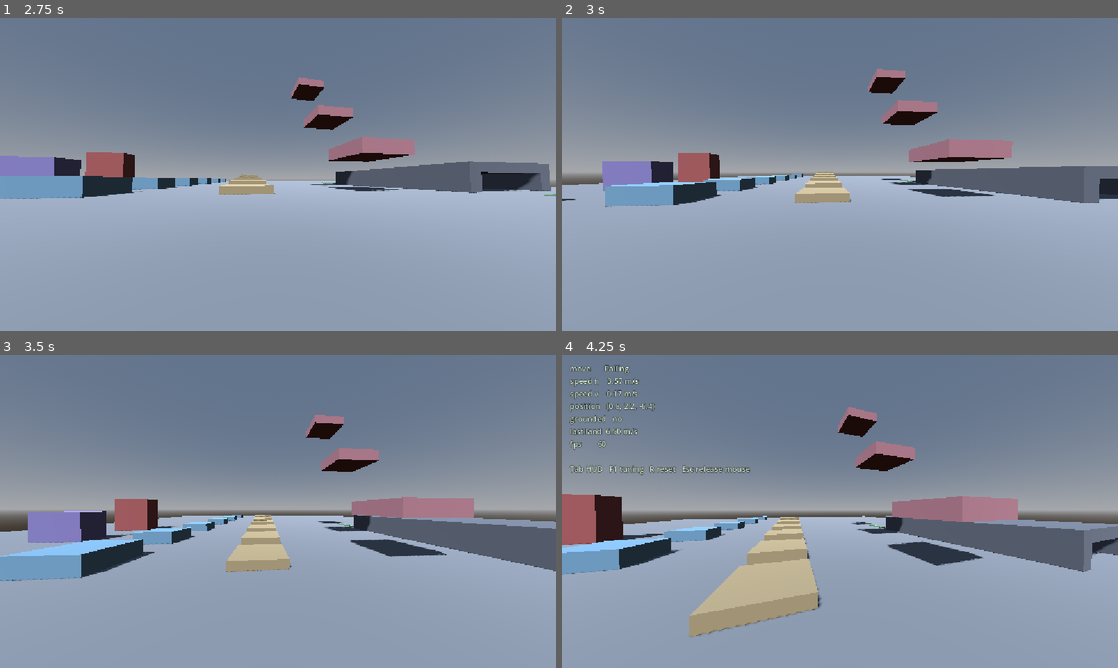
Above: before the commit, frames 1-4 (two rows, left to right).
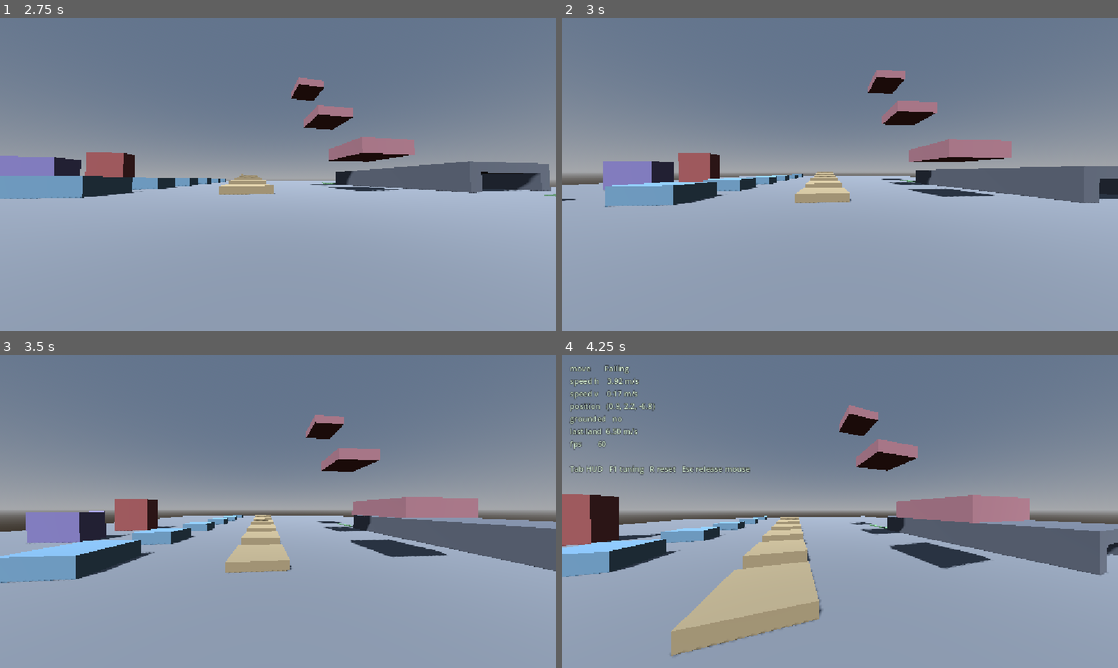
Above: after the commit, the same moments.

Repository: dragon-fish/parkour-game
Game: Godot game, scene res://scenes/main.tscn
The game is run twice, just before and just after one commit, with the same random seed, the same clock (stepped at 60 frames per second) and the same inputs.
Inputs (mouse positions are in pixels of both pictures, inside the frame that each line leads up to):
- Up to frame 1 (2.75 s): tap Enter at 0.5 s; move the mouse to (305, 174) at 0.52 s; hold W from 0.53 s (still down); tap Tab at 0.6 s; tap Space at 0.77, 1.52 s; move the mouse to (250, 174) at 1.27 s; tap R at 1.35 s; move the mouse to (289, 168) at 2.02 s; hold Shift from 2.03 s (still down)
- Up to frame 2 (3 s): keep holding W; move the mouse to (834, 180) at 2.77 s; release Shift at 2.78 s; tap Ctrl at 2.85 s
- Up to frame 3 (3.5 s): keep holding W; tap Space at 3.02 s
- Up to frame 4 (4.25 s): keep holding W; move the mouse to (878, 514) at 3.52 s; tap Tab at 3.6 s; tap Space at 3.77 s

Frame 1 is identical in both runs. In frame 2, 0.2% of the frame differs, in the area x 7-97%, y 16-61%; in frame 3, 0.7%; in frame 4, 4.6%, in the area x 0-100%, y 7-97%.

Commit message:
feat(movement): scale turn cost with angular rate, not angle alone
Turning charged per degree and ignored how fast the degrees were swung, so a
lazy sweep and a panicked flick through the same angle cost exactly the same.
Measured across 31 clean ground turns (03 §3.2), the original charges 5.7x more
per degree for a hard flick than for a slow pan:

   40-150 deg/s   0.016 km/h per degree
   150-300        0.040
   300-600        0.070
   600-1500       0.092

Added as a multiplier curve normalised to 1.0 at 450 deg/s, so
speed_turn_deceleration_factor keeps its existing calibration for an ordinary
turn and the curve only redistributes cost between slow and fast ones. Clamped
rather than extrapolated outside the measured band: a one-tick 90-degree snap
reports ~5400 deg/s, far past anything observed, and simply pays the fastest
measured rate rather than an invented one.

This is what makes planning a line worth anything. Without a rate term the
player has no reason to set up a turn early, which 09 lists as the single
largest missing piece of the original's technique depth.

Test fallout worth noting: test_even_a_one_degree_turn_costs_something demanded
a NET energy drop across the turning tick, and a slow one-degree nudge is now
cheap enough that the same tick's ordinary accumulation outruns it. That is the
measured behaviour ("a slow turn barely costs anything"), not a missing charge,
so the test now compares the turning tick against a straight-ahead one instead.
The budget calibrations (90 degrees costs half, 180 spends it all) are restated
at the curve's neutral rate, which pins them without also pinning the gradient.

Co-Authored-By: Claude Opus 5 (1M context) <noreply@anthropic.com>

Diff:
--- a/scripts/player/config/pawn_config.gd
+++ b/scripts/player/config/pawn_config.gd
@@ -184,6 +184,33 @@
 ## comment and deliberately NOT used: this project calibrates the knob to a
 ## stated behaviour instead -- a full 180 degree reversal (pi radians) spends
 ## the entire 7.0 energy budget, hence energy ceiling / PI = 7.0 / pi =
+## How much MORE a turn costs per degree when it is swung fast.
+##
+## ✅ MEASURED (03 §3.2), and it is the half this system was missing: the
+## original charges per degree turned AND scales that rate with angular
+## velocity. Across 31 clean ground turns the cost per degree rose 5.7x from a
+## slow pan to a hard flick:
+##
+##   40-150 deg/s   0.016 km/h per degree
+##   150-300        0.040
+##   300-600        0.070
+##   600-1500       0.092
+##
+## Stored as a MULTIPLIER normalised to 1.0 at 450 deg/s (the middle band) so
+## that speed_turn_deceleration_factor below keeps its existing calibration for
+## an ordinary turn; this curve only redistributes cost between slow and fast
+## ones. X is degrees per second, linearly interpolated and clamped at both
+## ends.
+##
+## Without this, planning a line buys the player nothing: a lazy sweep and a
+## panicked flick through the same angle cost exactly the same, which is what
+## the original spends this whole mechanism avoiding.
+@export var turn_rate_cost_curve: PackedVector2Array = PackedVector2Array([
+	Vector2(95.0, 0.239),
+	Vector2(225.0, 0.585),
+	Vector2(450.0, 1.0),
+	Vector2(1050.0, 1.327),
+])
 ## 2.2282 energy per radian, exact rather than the earlier 2.23 rounding.
 @export var speed_turn_deceleration_factor: float = 2.2282
 ## PROJECT-ADDED GUARD, no counterpart in the original. Energy only accrues
--- a/scripts/player/player.gd
+++ b/scripts/player/player.gd
@@ -1045,7 +1045,7 @@
 		# Neither banked, bled, nor charged for turning while airborne.
 		_last_wish_dir = wish
 		return
-	_charge_turn(wish)
+	_charge_turn(wish, delta)
 	if wish == Vector3.ZERO:
 		speed_energy.decay(delta)
 		return
@@ -1068,7 +1068,7 @@
 ## either, because accel_rate 61.44 makes the velocity lag the intent, which
 ## would smear the charge across the frames after the decision instead of
 ## billing the decision itself.
-func _charge_turn(wish: Vector3) -> void:
+func _charge_turn(wish: Vector3, delta: float) -> void:
 	if wish == Vector3.ZERO or _last_wish_dir == Vector3.ZERO:
 		# Nothing to compare against. A momentary key release passes through
 		# zero, and billing that transition would charge for letting go.
@@ -1076,7 +1076,7 @@
 		return
 	var radians: float = absf(_last_wish_dir.signed_angle_to(wish, Vector3.UP))
 	if radians > 0.0:
-		speed_energy.spend_turn(radians)
+		speed_energy.spend_turn(radians, delta)
 	_last_wish_dir = wish
 
 ## The downhill component of `direction`, projected onto the current floor,
--- a/scripts/player/speed_energy.gd
+++ b/scripts/player/speed_energy.gd
@@ -95,8 +95,31 @@
 
 ## Turning is a continuous tax with no free allowance (10.1 ③): the research
 ## found no "costs nothing below N degrees" parameter anywhere in the game.
-func spend_turn(radians: float) -> void:
-	drain(_pawn.speed_turn_deceleration_factor * absf(radians))
+##
+## The cost is per degree AND per degree-per-second: ✅ measured, the original
+## charges 5.7x more per degree for a hard flick than for a slow pan (03 §3.2).
+## `delta` is therefore required -- the angle alone cannot say how fast it was
+## swung, and charging on angle alone makes planning a line worthless.
+func spend_turn(radians: float, delta: float) -> void:
+	var rate_deg: float = rad_to_deg(absf(radians)) / maxf(delta, 0.0001)
+	drain(_pawn.speed_turn_deceleration_factor * turn_rate_multiplier(rate_deg) 		* absf(radians))
+
+## Linear interpolation over pawn.turn_rate_cost_curve, clamped at both ends.
+## Clamping rather than extrapolating on purpose: beyond the measured band the
+## shape is unknown, and extrapolating a power law there would invent a cost
+## nobody observed. A one-tick 90-degree snap reports ~5400 deg/s, far past the
+## fastest turn ever measured, and is simply charged the fastest measured rate.
+func turn_rate_multiplier(rate_deg: float) -> float:
+	var knots := _pawn.turn_rate_cost_curve
+	if knots.is_empty():
+		return 1.0
+	if rate_deg <= knots[0].x:
+		return knots[0].y
+	for i in range(1, knots.size()):
+		if rate_deg <= knots[i].x:
+			var t: float = inverse_lerp(knots[i - 1].x, knots[i].x, rate_deg)
+			return lerpf(knots[i - 1].y, knots[i].y, t)
+	return knots[knots.size() - 1].y
 
 func drain(amount: float) -> void:
 	energy = maxf(energy - absf(amount), 0.0)
--- a/tests/test_acceptance_checklist.gd
+++ b/tests/test_acceptance_checklist.gd
@@ -21,7 +21,7 @@
 	var pawn := PawnConfig.new()
 	var energy := SpeedEnergy.new(pawn)
 	energy.energy = 7.0
-	energy.spend_turn(deg_to_rad(5.0))
+	energy.spend_turn(deg_to_rad(5.0), 1.0 / 60.0)
 	check(energy.energy < 7.0, "a small turn was free")
 
 func test_5_a_key_move_spans_at_least_three_times() -> void:
--- a/tests/test_speed_energy.gd
+++ b/tests/test_speed_energy.gd
@@ -120,14 +120,19 @@
 	var pawn := _pawn()
 	var energy := SpeedEnergy.new(pawn)
 	energy.energy = 7.0
-	energy.spend_turn(PI)
+	# Stated at the curve's neutral rate (450 deg/s), so this pins the BUDGET
+	# calibration without also pinning the rate gradient: 180 degrees swung at
+	# 450 deg/s takes 0.4 s. See pawn.turn_rate_cost_curve.
+	energy.spend_turn(PI, 0.4)
 	check_approx(energy.energy, 0.0, 0.02, "a 180 degree reversal did not spend the budget")
 
 func test_a_quarter_turn_costs_half_the_budget() -> void:
 	var pawn := _pawn()
 	var energy := SpeedEnergy.new(pawn)
 	energy.energy = 7.0
-	energy.spend_turn(PI * 0.5)
+	# 90 degrees at the neutral 450 deg/s is 0.2 s -- same reasoning as the
+	# reversal test above.
+	energy.spend_turn(PI * 0.5, 0.2)
 	check_approx(energy.energy, 3.5, 0.02, "a 90 degree turn did not cost half the budget")
 
 func test_turning_has_no_free_allowance() -> void:
@@ -137,5 +142,5 @@
 	var pawn := _pawn()
 	var energy := SpeedEnergy.new(pawn)
 	energy.energy = 7.0
-	energy.spend_turn(deg_to_rad(1.0))
+	energy.spend_turn(deg_to_rad(1.0), 1.0 / 60.0)
 	check(energy.energy < 7.0, "a small turn was free")
--- a/tests/test_turn_deceleration.gd
+++ b/tests/test_turn_deceleration.gd
@@ -97,11 +97,19 @@
 	await _run_up(world, 430)
 	var before: float = world["player"].speed_energy.energy
 	check_greater(before, 6.5, "never banked a full budget")
-	# Rotate the wish direction by exactly one degree off straight ahead.
+	# Compared against a straight-ahead tick rather than demanding a net drop.
+	# Now that cost scales with angular rate (03 §3.2), a one-degree nudge is
+	# cheap enough that the same tick's ordinary accumulation can outrun it --
+	# which is the measured behaviour ("a slow turn barely costs anything"),
+	# not a missing charge. What must remain true is that the turning tick
+	# banks LESS than the straight one.
+	await step(1)
+	var straight_gain: float = world["player"].speed_energy.energy - before
+	var pivot: float = world["player"].speed_energy.energy
 	world["input"].state.move = Vector2(0.0, 1.0).rotated(deg_to_rad(1.0))
 	await step(1)
-	var after: float = world["player"].speed_energy.energy
-	check(after < before, "a one degree turn cost nothing (%f -> %f)" % [before, after])
+	var turned_gain: float = world["player"].speed_energy.energy - pivot
+	check(turned_gain < straight_gain, 		"a one degree turn cost nothing (straight %f vs turned %f)" 		% [straight_gain, turned_gain])
 	TestWorld.teardown(world)
 	await step(1)
 
@@ -186,3 +194,45 @@
 		"landing after an airborne turn billed a near-full-budget turn (dropped %f)" % drop)
 	TestWorld.teardown(world)
 	await step(1)
+
+func test_a_fast_flick_costs_more_per_degree_than_a_slow_pan() -> void:
+	# ✅ MEASURED (03 §3.2). This is the half the system was missing: the
+	# original charges per degree AND scales that rate with angular velocity,
+	# so a lazy sweep and a panicked flick through the same angle are NOT the
+	# same price. Without it, planning a line buys the player nothing.
+	var pawn := PawnConfig.new()
+	var energy := SpeedEnergy.new(pawn)
+	var angle: float = deg_to_rad(30.0)
+
+	energy.energy = 100.0
+	energy.spend_turn(angle, 30.0 / 95.0)          # swung at ~95 deg/s
+	var slow_cost: float = 100.0 - energy.energy
+
+	energy.energy = 100.0
+	energy.spend_turn(angle, 30.0 / 1050.0)        # the same 30 degrees, flicked
+	var fast_cost: float = 100.0 - energy.energy
+
+	check_greater(fast_cost, slow_cost * 3.0, "a flick cost barely more than a pan")
+	# Measured ratio across the band is 5.54x (0.0167 -> 0.0926 per degree).
+	check_approx(fast_cost / slow_cost, 5.55, 0.2, "the rate gradient is not the measured one")
+
+func test_the_multiplier_is_clamped_outside_the_measured_band() -> void:
+	# Beyond the measured band the shape is unknown; extrapolating a power law
+	# there would invent a cost nobody observed. A one-tick 90-degree snap
+	# reports ~5400 deg/s and must simply pay the fastest measured rate.
+	var pawn := PawnConfig.new()
+	var energy := SpeedEnergy.new(pawn)
+	var fastest: float = pawn.turn_rate_cost_curve[pawn.turn_rate_cost_curve.size() - 1].y
+	check_approx(energy.turn_rate_multiplier(5400.0), fastest, 0.0001, \
+		"an impossibly fast turn was extrapolated past the measured band")
+	check_approx(energy.turn_rate_multiplier(1.0), pawn.turn_rate_cost_curve[0].y, 0.0001, \
+		"a crawl was extrapolated below the measured band")
+
+func test_an_ordinary_turn_keeps_its_existing_calibration() -> void:
+	# The curve is normalised to 1.0 at 450 deg/s so that adding it does not
+	# silently retune every turn in the game -- only redistribute cost between
+	# slow and fast ones.
+	var pawn := PawnConfig.new()
+	var energy := SpeedEnergy.new(pawn)
+	check_approx(energy.turn_rate_multiplier(450.0), 1.0, 0.0001, \
+		"the reference rate is no longer neutral")
